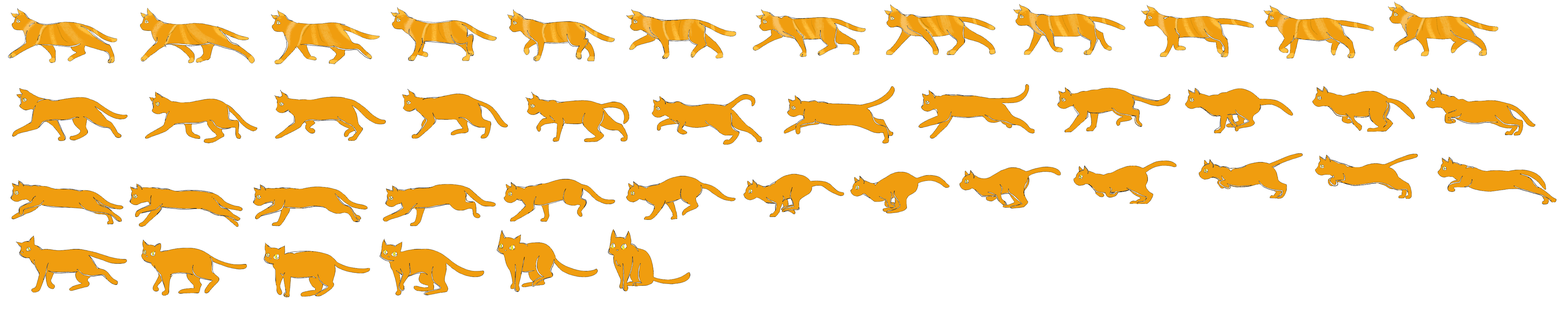
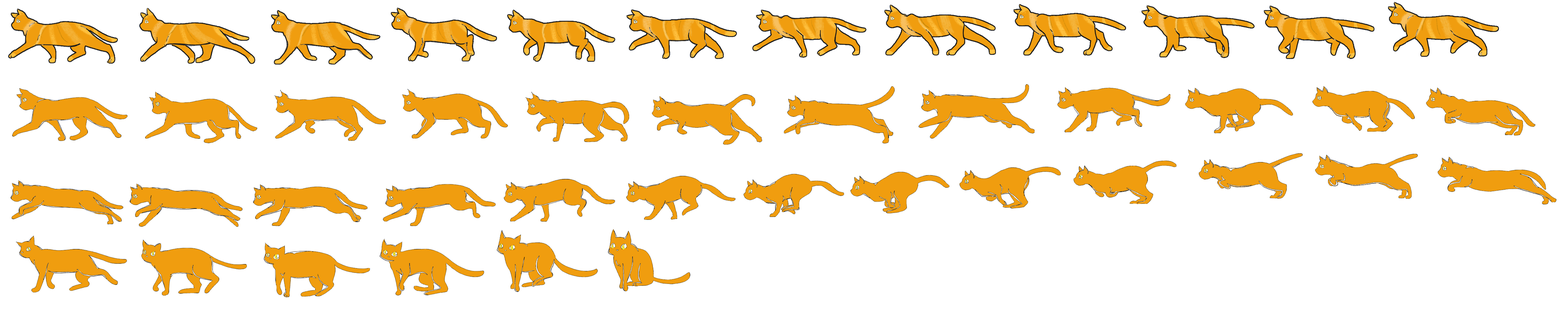
Before/after of a 1568 x 314 layered artwork. What changed in the layer stack:
painted on "Paint Layer 1" over [8, 2, 1500, 65]
painted on "Background" over [8, 2, 1500, 65]
